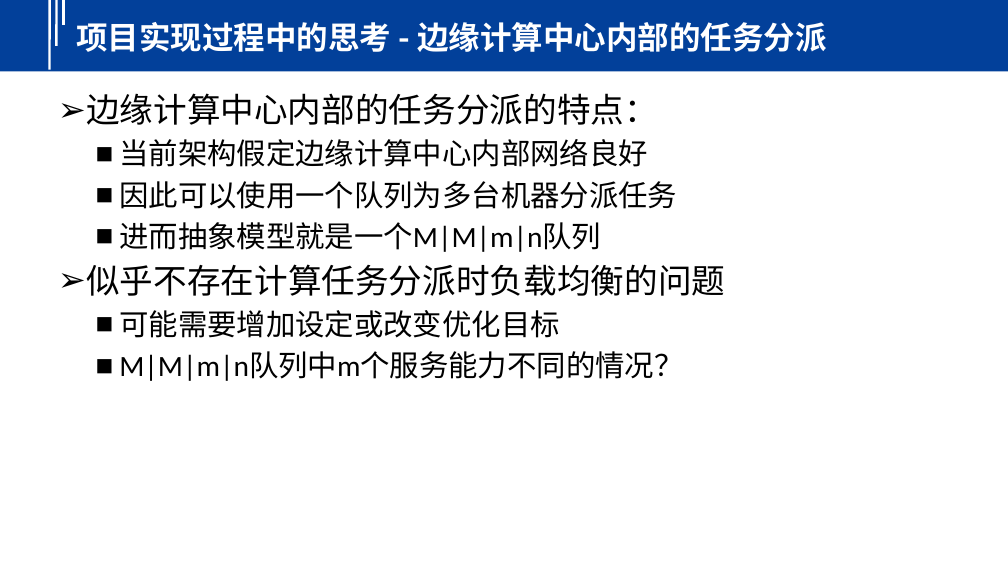
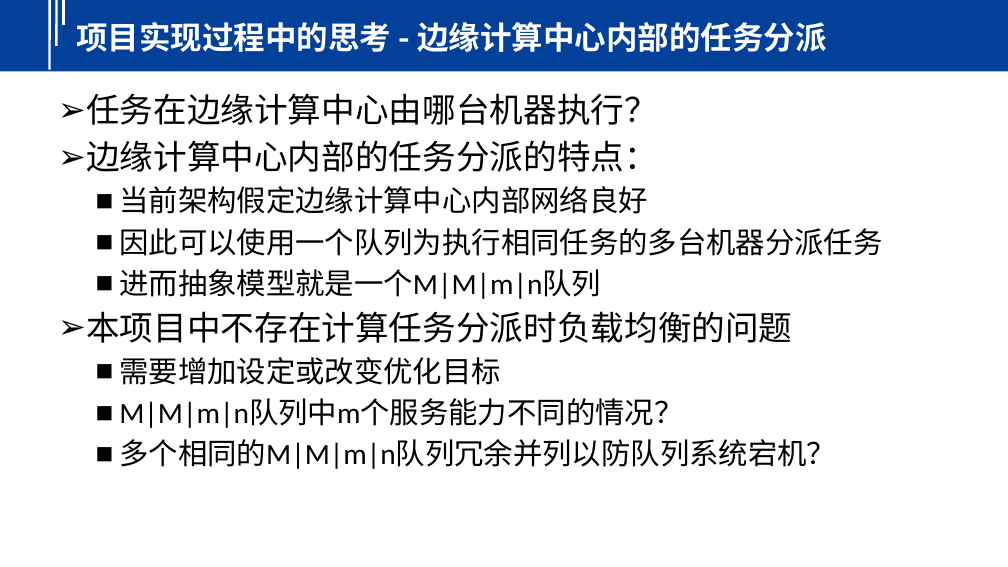
Before and after one commit to yindaheng98/DNet, a slide deck: slide 19 of 介绍.pptx (slide 12 before the commit). Drawn at 1008x567 pixels with LibreOffice and Linux fonts; fonts in the diff are those of the drawing; background and template pictures are left out. Boxes give left, top, right and bottom in pixels: in the first picture for what was removed or moved away, otherwise in the second. Text is boxed around its words. In the diff, an @@ line names an element or a change of style, - is before the commit and + after.

```diff
--- a/介绍.pptx
+++ b/介绍.pptx
@@ text at [86, 93, 658, 125]: paragraph added @@
+➢ 任务在边缘计算中心由哪台机器执行？
@@ text at [119, 228, 882, 256]: text changed @@
-  ■ 因此可以使用一个队列为多台机器分派任务
+  ■ 因此可以使用一个队列为执行相同任务的多台机器分派任务
@@ text at [86, 311, 792, 385]: text changed @@
-➢ 似乎不存在计算任务分派时负载均衡的问题
-  ■ 可能需要增加设定或改变优化目标
+➢ 本项目中不存在计算任务分派时负载均衡的问题
+  ■ 需要增加设定或改变优化目标
@@ text at [119, 439, 836, 469]: paragraph added @@
+  ■ 多个相同的M|M|m|n队列冗余并列以防队列系统宕机？
```
Also in this commit, not shown: 10 other slides changed, 7 slides added.
